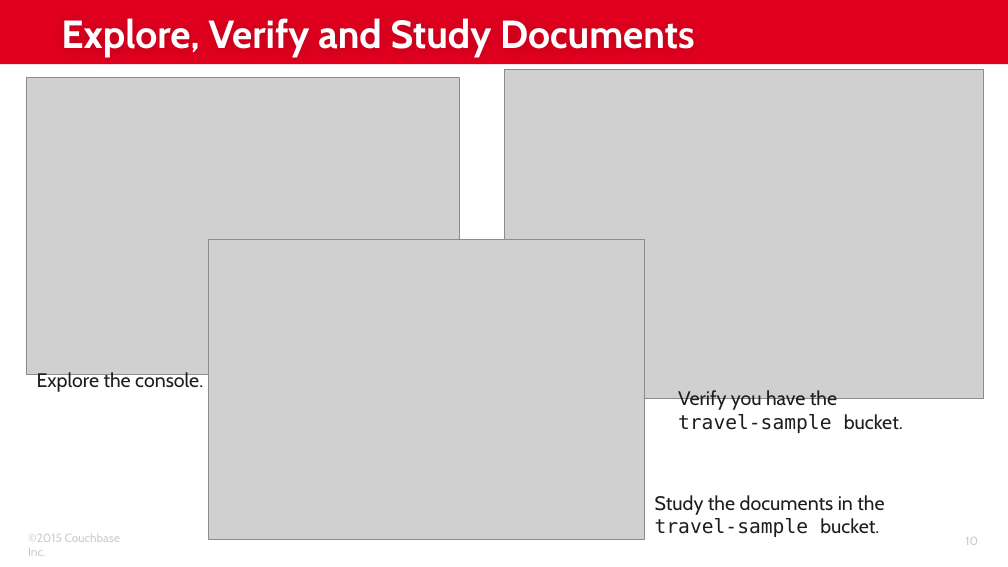
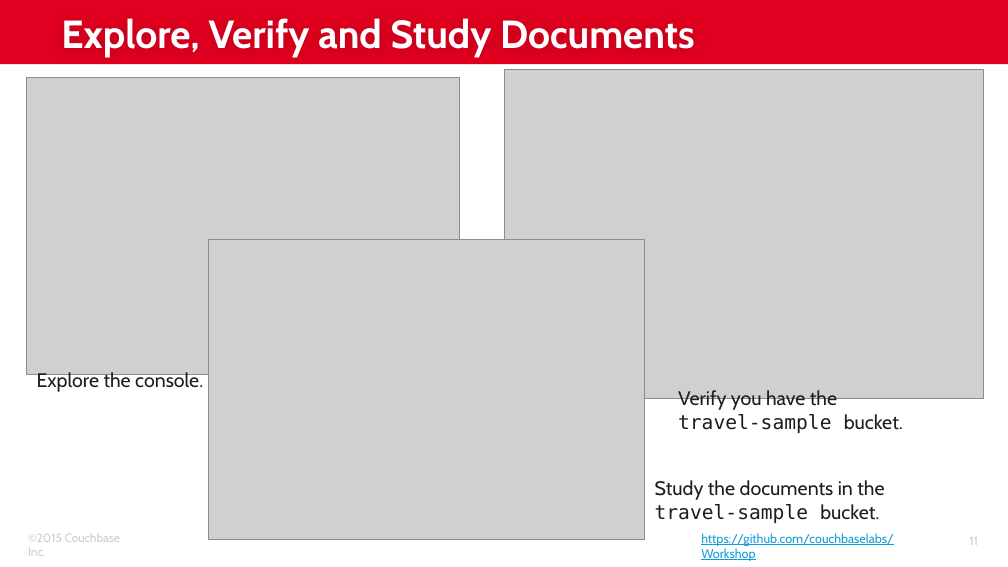
Before and after one commit to subalakr/workshop, a slide deck: slide 11 of server/presentations/02_Lab_Setup.pptx (slide 10 before the commit). Drawn at 1008x567 pixels with LibreOffice and Linux fonts; fonts in the diff are those of the drawing; grey boxes stand for pictures; background and template pictures are left out. Boxes give left, top, right and bottom in pixels: in the first picture for what was removed or moved away, otherwise in the second. Text is boxed around its words. In the diff, an @@ line names an element or a change of style, - is before the commit and + after.

```diff
--- a/server/presentations/02_Lab_Setup.pptx
+++ b/server/presentations/02_Lab_Setup.pptx
@@ text "Study the documents in the ...": place and size @@
-text "Study the documents in the ..." at box(655, 495, 884, 537)
+text "Study the documents in the ..." at box(655, 480, 884, 523)
@@ text added at box(701, 533, 894, 561), 9 pt, text #129DD8, underline @@
+https://github.com/couchbaselabs/Workshop
@@ page number at box(970, 537, 978, 539): text changed @@
-10
+11
```
Also in this commit, not shown: 12 other slides changed, 1 slide added.
